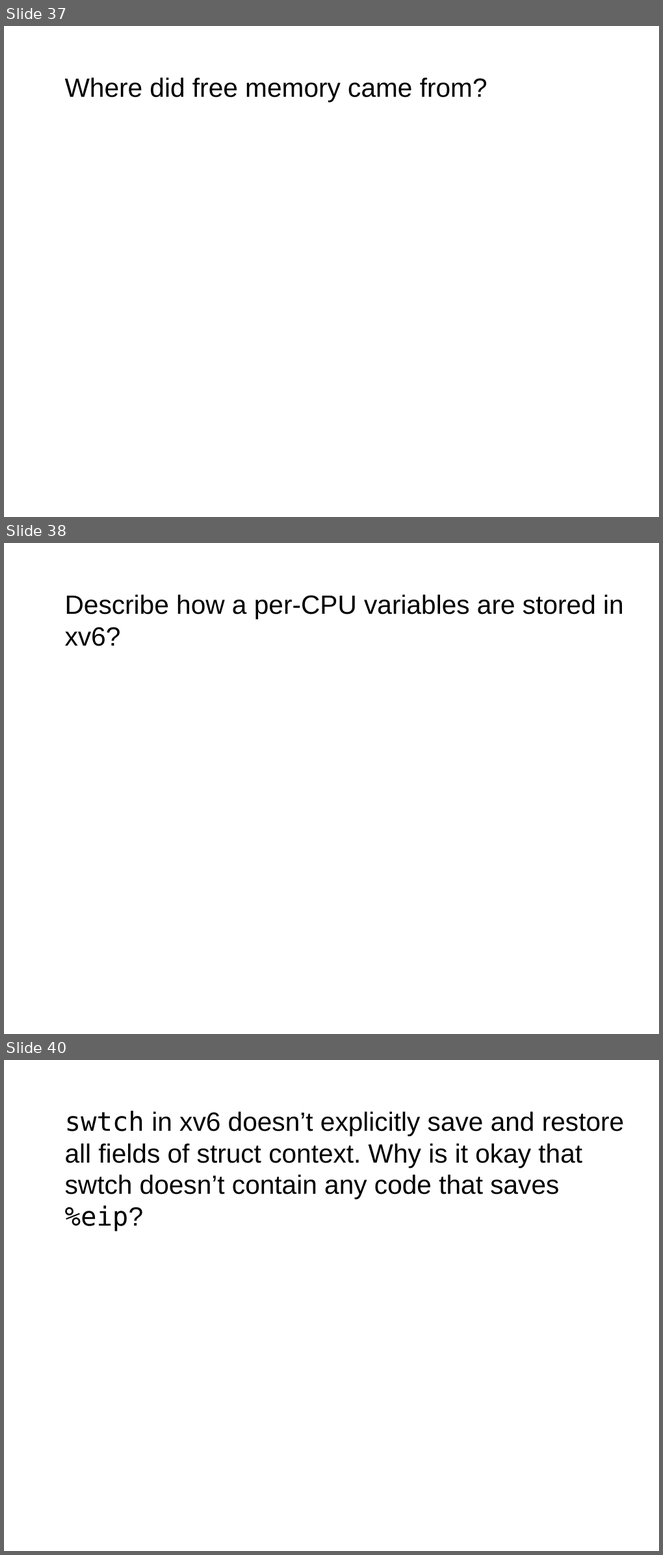
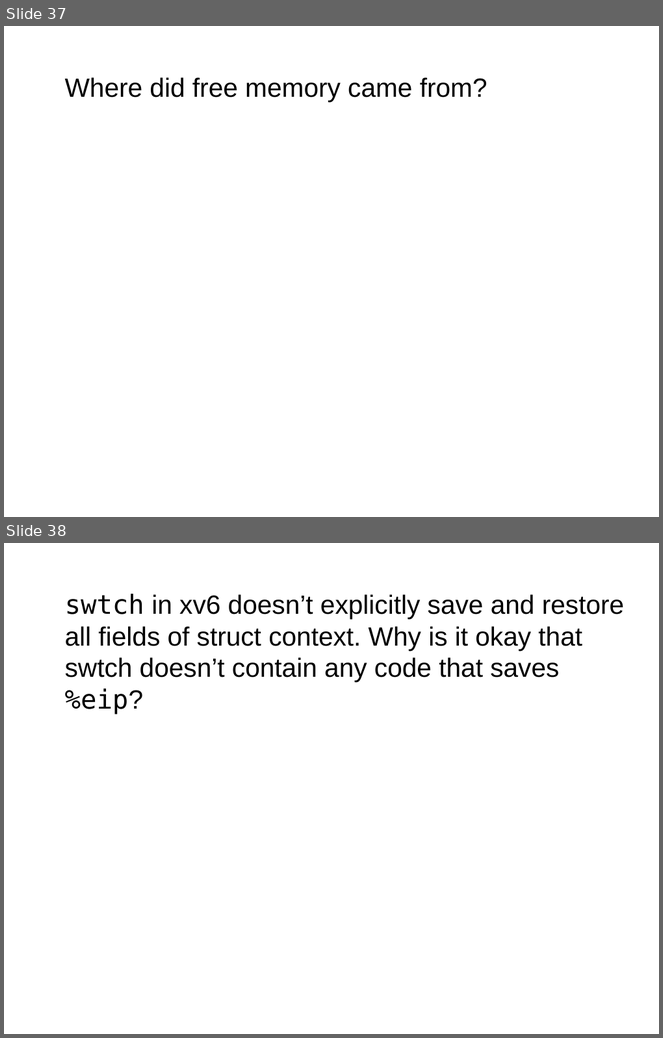
Before and after one commit to antonburtsev/cs5460, a slide deck: lectures/lecture-midterm-recap/lecture-midterm-recap.odp. Shown one above the other, each under a label of ours: slides 37, 38 and 40 before the commit, slides 37 and 38 after it; the slides between them are not shown. The pictures are 663x1555 and 663x1038 pixels, drawn with LibreOffice and Linux fonts; fonts in the diff are those of the drawing. Boxes give left, top, right and bottom in pixels: in the first picture for what was removed or moved away, otherwise in the second. Text is boxed around its words. In the diff, an @@ line names an element or a change of style, - is before the commit and + after.

```diff
--- a/lectures/lecture-midterm-recap/lecture-midterm-recap.odp
+++ b/lectures/lecture-midterm-recap/lecture-midterm-recap.odp
@@ slide 38 removed at (x1=4, y1=543, x2=659, y2=1034), background #FFFFFF @@
@@ text removed at (x1=65, y1=594, x2=624, y2=646) @@
-Describe how a per-CPU variables are stored in xv6?
@@ what was slide 40 is now slide 38 @@
```
Also in this commit, not shown: 1 slide changed, 1 other slide removed, 4 other files.
